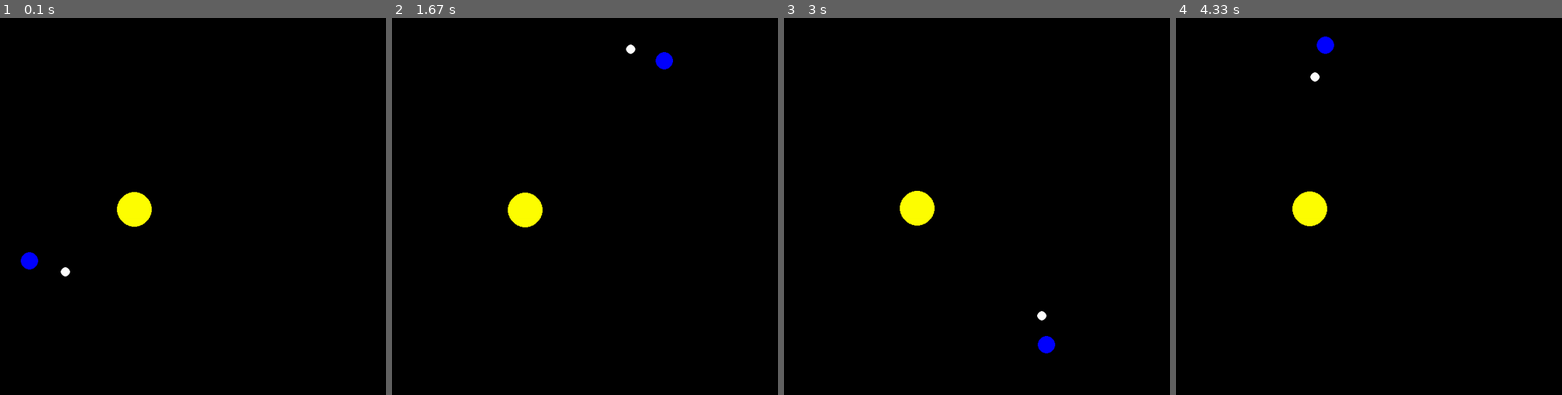
Above: before the commit, frames 1-4 (left to right).
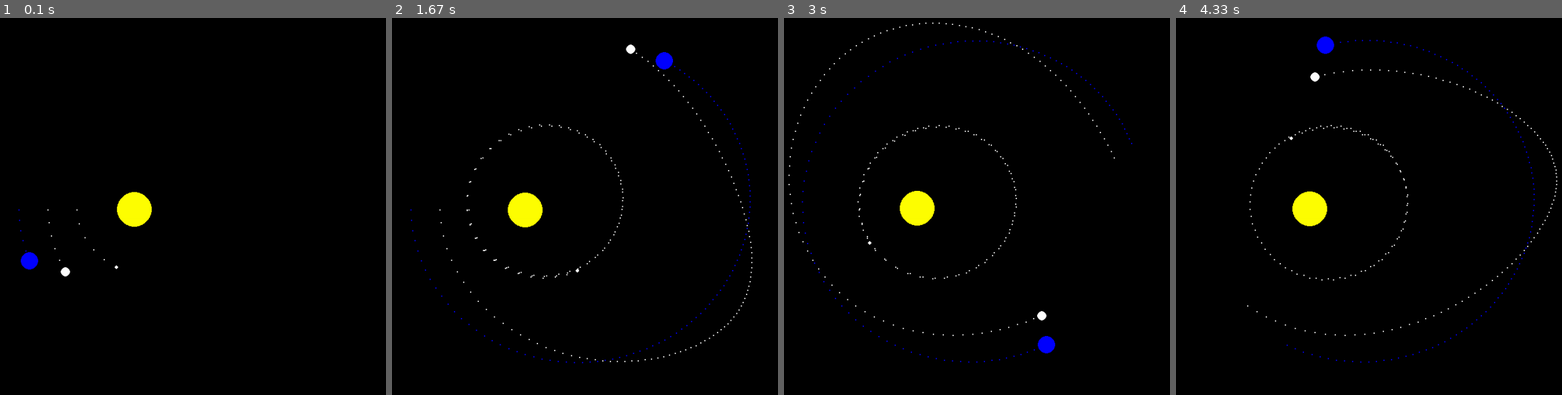
Above: after the commit, the same moments.

Repository: soradacroi/learning-pygame
Game: pygame game, started from ballz.py
Same seed, same stepped clock (60 frames per second), same inputs: the game is played once before the commit and once after it.
Inputs:
- Up to frame 1 (0.1 s): no input
- Up to frame 2 (1.67 s): no input
- Up to frame 3 (3 s): no input
- Up to frame 4 (4.33 s): no input

The runs differ from the first frame. In frame 1, less than 0.1% of the frame differs, in the area x 4-31%, y 50-67%; in frame 2, 0.5%; in frame 3, 0.6%; in frame 4, 0.6%, in the area x 18-99%, y 5-92%.

Commit message:
idk it works and dont works idk
main.py idk why i still have that i will just keep it ig

Diff:
--- a/ballz.py
+++ b/ballz.py
@@ -25,11 +25,21 @@
         "radius": radius,
         "vel_x": vel_x,
         "vel_y": vel_y,
+        "trail": []  # Add an empty list to store trail points
     }
 
 def draw_planet(screen, planet):
-    """Draws a planet on the screen."""
+    """Draws a planet and its trail on the screen."""
+    # Draw the main planet
     pygame.draw.circle(screen, planet["color"], (int(planet["x"]), int(planet["y"])), planet["radius"])
+
+    # Draw the trail points
+    # We iterate through the trail in reverse to draw the most recent points first
+    for i, pos in enumerate(planet["trail"]):
+        # The trail circles get smaller and more transparent as they get older
+        alpha = 255 - (i * (255 // len(planet["trail"]))) if len(planet["trail"]) > 0 else 0
+        trail_color = planet["color"] + (alpha,)
+        pygame.draw.circle(screen, trail_color, pos, 1)
 
 def update_positions(planets):
     """Updates the position of each planet based on gravitational forces."""
@@ -59,6 +69,13 @@
             forces[i]["y"] += force_y
 
     for i, planet in enumerate(planets):
+        # Update the planet's trail history
+        planet["trail"].append((int(planet["x"]), int(planet["y"])))
+        # Keep the trail length limited to avoid performance issues
+        if len(planet["trail"]) > 100:
+            planet["trail"].pop(0)
+
+        # Update position
         acceleration_x = forces[i]["x"] / planet["mass"]
         acceleration_y = forces[i]["y"] / planet["mass"]
 
@@ -69,9 +86,12 @@
         planet["y"] += planet["vel_y"]
 
 
+
+
 # --- main simulation loop ---
 def main():
     pygame.init()
+    # Create a screen that supports alpha for transparency
     screen = pygame.display.set_mode((WIDTH, HEIGHT))
     clock = pygame.time.Clock()
 
@@ -79,13 +99,16 @@
     sun = create_planet(WIDTH // 2, HEIGHT // 2, 100000, YELLOW, 30, vel_x=0, vel_y=-0.1)
     earth = create_planet(WIDTH // 2 - 200, HEIGHT // 2, 500, BLUE, 15, vel_y=18.1)
     moon = create_planet(WIDTH // 2 - 150, HEIGHT // 2, 0.1, WHITE, 8, vel_y=22.82)
+    astroid = create_planet(WIDTH // 2 - 100, HEIGHT // 2, 0.001, WHITE, 3, vel_y=24.82)
 
-    planets = [sun, earth, moon]
+    planets = [sun, earth, moon, astroid]
 
     running = True
     while running:
         clock.tick(60)
+
         screen.fill((0, 0, 0))
+
 
         for event in pygame.event.get():
             if event.type == pygame.QUIT:
--- a/main.py
+++ b/main.py
@@ -76,7 +76,5 @@
 
 
 
-
-
   pygame.display.flip()
   dt = clock.tick(60) / 1000
--- /dev/null
+++ b/molecules.py
@@ -0,0 +1,121 @@
+#took some shit from the ballz.py
+
+import pygame, math, random
+
+G = 0.01
+H = 0.3
+
+L = ((255, 255, 255), 4)
+R = ((20, 255, 251), 2)
+Q = ((224, 221, 43), 2)
+
+def create_particle_dic(type_, mass = 1, vel_x = 0, vel_y = 0, x=540, y = 350):
+    return {
+        "x" : x,
+        "y" : y,
+        "mass" : mass,
+        "type" : type_,
+        "vel_x" : vel_x,
+        "vel_y" : vel_y
+    }
+
+def draw_particle(screen, p):
+    pygame.draw.circle(screen, p["type"][0], (p["x"], p["y"]), p["type"][1])
+
+
+def update_positions(particles):
+
+    forces = [
+        {"x": 0, "y": 0} for _ in particles
+    ]
+
+    for i, p1 in enumerate(particles):
+        for j, p2 in enumerate(particles):
+            if i == j:
+                continue
+
+            dx = p2["x"] - p1["x"]
+            dy = p2["y"] - p1["y"]
+            distance = math.sqrt(dx**2 + dy**2)
+
+            if distance == 0:
+                continue
+
+            force = G * ((p1["mass"] * p2["mass"]) / (distance) - (p1["mass"] * p2["mass"]) / (distance**6))
+            angle = math.atan2(dy, dx)
+
+            force_x = math.cos(angle) * force
+            force_y = math.sin(angle) * force
+
+            forces[i]["x"] += force_x
+            forces[i]["y"] += force_y
+
+    for i, p in enumerate(particles):
+        if p["type"] == L:
+            continue
+        acceleration_x = forces[i]["x"] / p["mass"]
+        acceleration_y = forces[i]["y"] / p["mass"]
+
+        p["vel_x"] += acceleration_x
+        p["vel_y"] += acceleration_y
+
+        p["x"] += p["vel_x"]
+        p["y"] += p["vel_y"]
+
+        def lol():
+            if p["x"] <= 0:
+                p["x"] = 700
+            elif p["x"] >= 700:
+                p["x"] = 0
+            if p["y"] <= 0:
+                p["y"] = 700
+            elif p["y"] >= 700:
+                p["y"] = 0
+        #lol()
+
+
+
+def main():
+    n = int(input(">> ")) + 1
+    pygame.init()
+    screen = pygame.display.set_mode((1080, 700))
+    clock = pygame.time.Clock()
+    population = list(range(1, 20))
+    weights = [math.exp(-0.3 * i) for i in population]
+    #print(weights)
+    m = {"0" : create_particle_dic(L, 200, 0, 0)}
+    for i in range(1,n):
+        #m[str(i)] = create_particle_dic(Q, random.choices(population, weights, k=1)[0], 0, 0)
+        m[str(i)] = create_particle_dic(Q, 20, random.randint(0, 2), random.randint(0, 2), random.randint(100, 600), random.randint(100, 600))
+
+        #print(m[str(i)])
+    #print(m)
+    particles = [m[str(i)] for i in range(0,n)]
+    #print(particles)
+
+    running = True
+    while running:
+        clock.tick(60)
+        screen.fill("black")
+
+        for event in pygame.event.get():
+            if event.type == pygame.QUIT:
+                running = False
+
+
+        update_positions(particles)
+
+
+        for i in range(0,n):
+            update_positions([m[str(i)]])
+            draw_particle(screen, m[f'{i}'])
+
+
+        pygame.display.flip()
+
+    pygame.quit()
+
+
+
+if __name__ == "__main__":
+    main()
